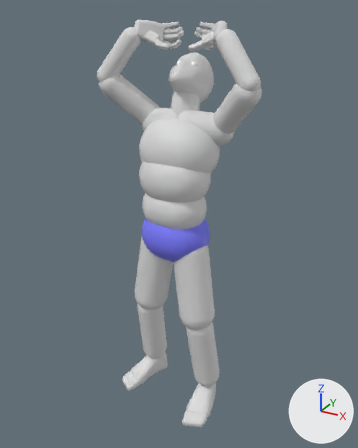
Two versions of the FBX model ContentSources/Blender/ExportedFbx/SkeletalMesh/Als/Anim/A_Als_Binoculars_Aim.fbx, one commit apart.
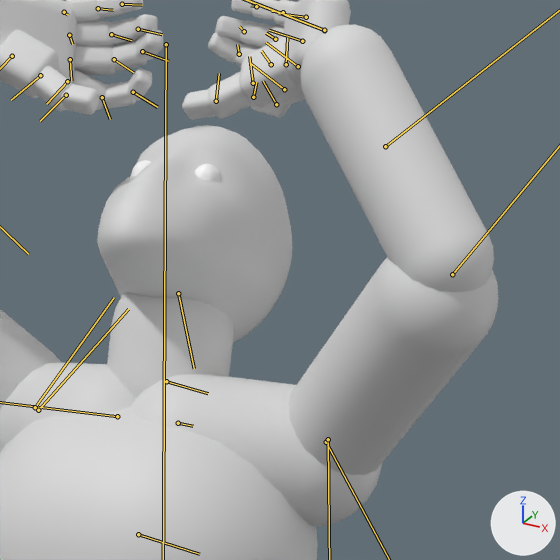
Old and new are each drawn whole from a 50 mm lens placed at (1.091, -1.936, 1.997), pointed at (-0.005, 0.058, 1.0) and again close up on the part from 41% to 77% of the width and 5% to 34% of the height. The lights are fixed; the arrows at lower right show +X, +Y and +Z. Both versions are drawn at frame 2 of the action 'Scene'; the numbers are the values there. The bones that bend it are drawn over the model as lines in the close-ups.

The first close-up shows 'SKM_Als'.
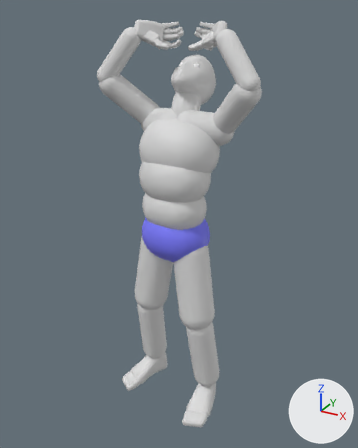
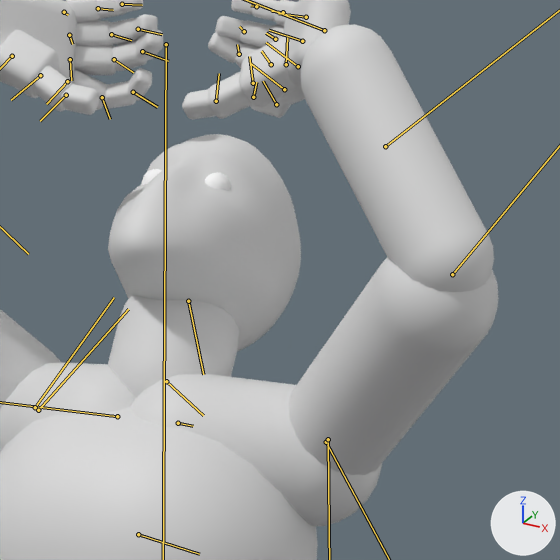
Boxes (x1, y1, x2, y2) around the edits, measured in the close-ups (560 x 560 px):
```json
{"object": "SKM_Als", "change": "posed", "before": [0, 0, 499, 560], "after": [0, 0, 499, 560]}
{"bone": "neck_01", "before": "(166, 381) to (208, 393)", "after": "(166, 381) to (203, 415)"}
{"bone": "head", "before": "(178, 293) to (194, 368)", "after": "(188, 301) to (203, 374)"}
```

Scene script edits in JSON lines:
```json
{"block": "bone_neck_01", "where": "bone_neck_01 = bpy.data.objects['Armature'].pose.bones['neck_01']  # child of 'spine_03'"}
{"op": "set", "path": "bone_neck_01.rotation_quaternion", "old": "(0.991, 0.001, -0.003, 0.136)", "new": "(0.964, 0.001, -0.009, 0.267)", "note": "degrees (0, 0, 16) -> degrees (0, -1, 31)"}
{"block": "bone_head", "where": "bone_head = bpy.data.objects['Armature'].pose.bones['head']  # child of 'neck_01'"}
{"op": "set", "path": "bone_head.rotation_quaternion", "old": "(0.951, 0.024, -0.01, 0.309)", "new": "(0.983, 0.026, -0.008, 0.179)", "note": "degrees (2, -2, 36) -> degrees (3, -1, 21)"}
```
